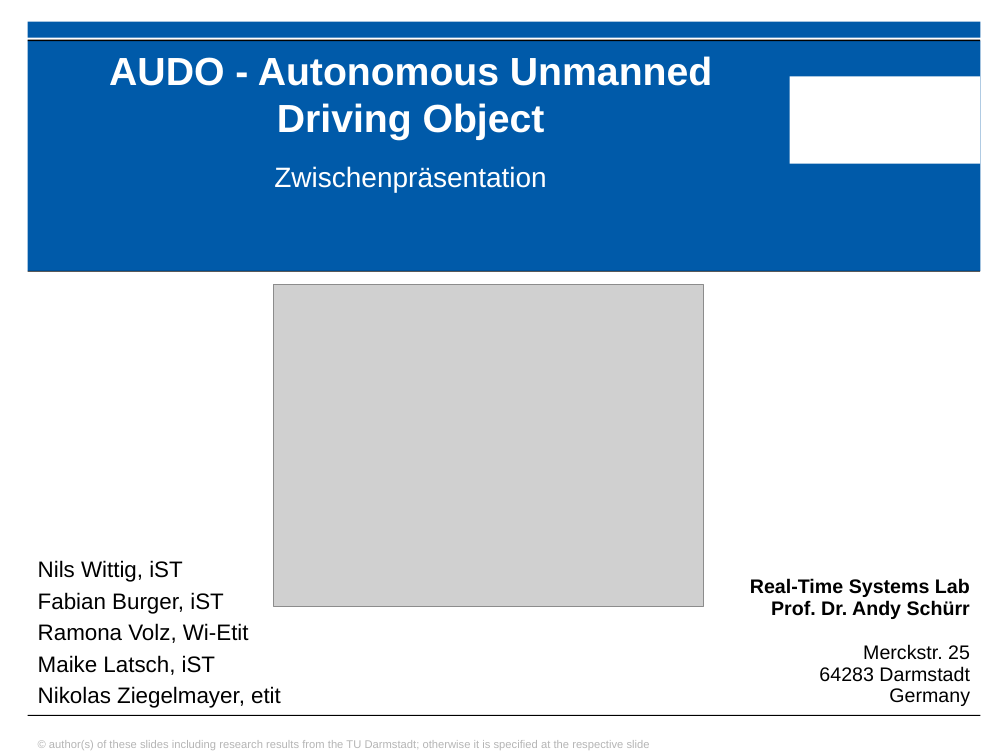
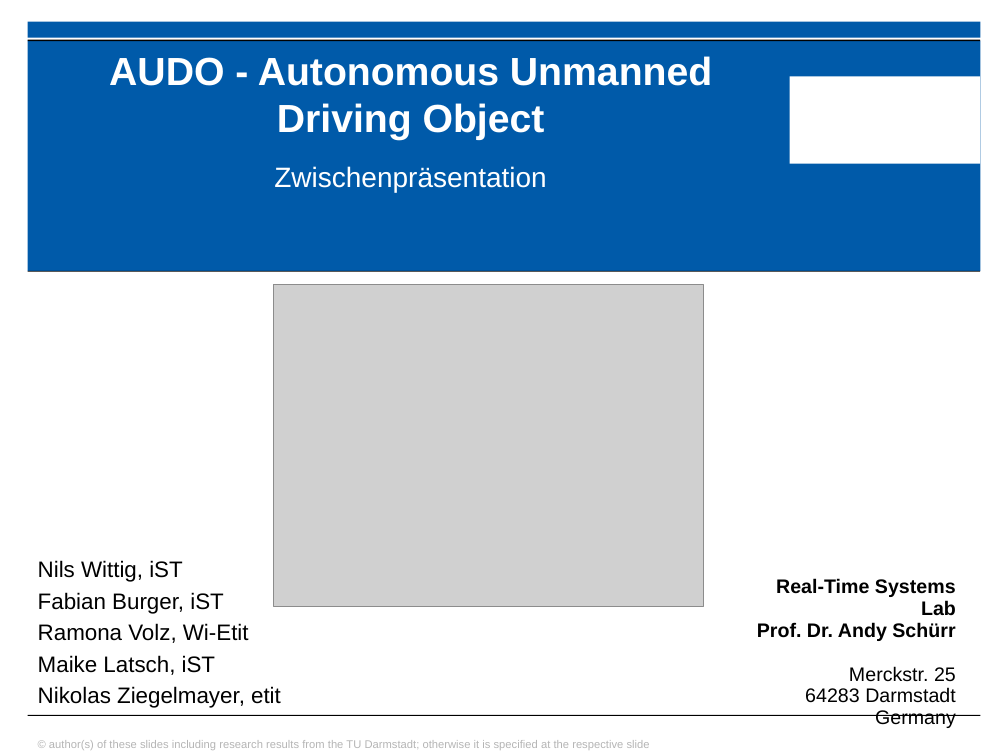
Before and after one commit to ramona3300/AUDO, a slide deck: slide 1 of Dokumente/Präsentationen/Zwischenpräsentation.pptx. Drawn at 1008x756 pixels with LibreOffice and Linux fonts; fonts in the diff are those of the drawing; grey boxes stand for pictures; background and template pictures are left out. Boxes give left, top, right and bottom in pixels: in the first picture for what was removed or moved away, otherwise in the second. Text is boxed around its words. In the diff, an @@ line names an element or a change of style, - is before the commit and + after.

```diff
--- a/Dokumente/Präsentationen/Zwischenpräsentation.pptx
+++ b/Dokumente/Präsentationen/Zwischenpräsentation.pptx
@@ text "Real-Time Systems Lab" rewrapped from (750,578,970,706) to (757,578,956,728) @@
```
Also in this commit, not shown: 1 other slide changed, 1 slide added.
